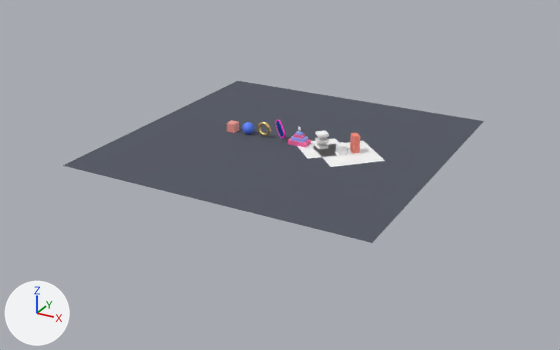
Two versions of the glTF model public/scene.glb, one commit apart.
Camera for both pictures: a camera (50 mm lens) standing at (50.2, -82.7, 36.4) and looking at (6.5, -3.2, -3.4). Arrows for +X, +Y and +Z are at lower left; the lights stay in place. The older version comes first. Where no turn or scale is listed for an object, it has been applied to the vertices. Vertices at exactly the same position are counted once.

Objects in the first picture: 'Blocks_Sheet', 'Floor' and 16 more.
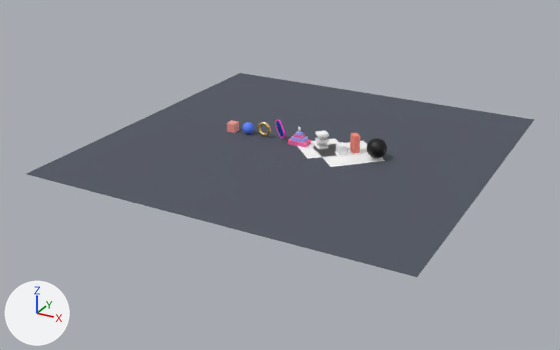
Location of each change, [x1, y1, x2, y2] in pixels of the pictures (560 x 350 px):
'Floor', reshaped, moved (20% wider, 26% taller)
    before: [63, 81, 484, 243]
    after: [27, 73, 534, 277]
'Halo_Shade', added
    after: [367, 138, 387, 158]

What changed in the scene script:
```text
Add mat_halo_shade:
    mat_halo_shade = principled_material('Halo_Shade')
    mat_halo_shade.base_color = (0.0, 0.0, 0.0)  # black #000000
Change me_plane:
    used by ob_floor; location = (6.0, 0.0, 0.0)
    remove me_plane.from_pydata(...)  # 4 vertices, 2 faces; spans x -20.0..20.0, y -20.0..20.0, z 0.0
    add me_plane.from_pydata(...)  # 4 vertices, 2 faces; spans x -24.0..24.0, y -24.0..24.0, z 0.0
    me_plane part 1
    me_plane.vertices[0].co: (-20.0, -20.0, 0.0) -> (-24.0, -24.0, 0.0)  # pixel (62, 165) -> pixel (25, 174)
    me_plane.vertices[1].co: (20.0, -20.0, 0.0) -> (24.0, -24.0, 0.0)  # pixel (372, 242) -> pixel (417, 277)
    me_plane.vertices[2].co: (-20.0, 20.0, 0.0) -> (-24.0, 24.0, 0.0)  # pixel (237, 80) -> pixel (240, 72)
    me_plane.vertices[3].co: (20.0, 20.0, 0.0) -> (24.0, 24.0, 0.0)  # pixel (483, 121) -> pixel (534, 119)
Add me_sphere_001:
    me_sphere_001.from_pydata(...)  # 1106 vertices, 2208 faces; spans x -1.23..1.23, y -1.23..1.23, z -1.23..1.23
    me_sphere_001.materials.append(mat_halo_shade)  # black #000000
Change ob_floor:
    ob_floor.location: (6.0, 0.0, 0.0) -> (8.0, 0.0, 0.0)
Add ob_halo_shade:
    ob_halo_shade = bpy.data.objects.new('Halo_Shade', me_sphere_001)
    ob_halo_shade.location = (18.2, 0.0, 1.45)
```
